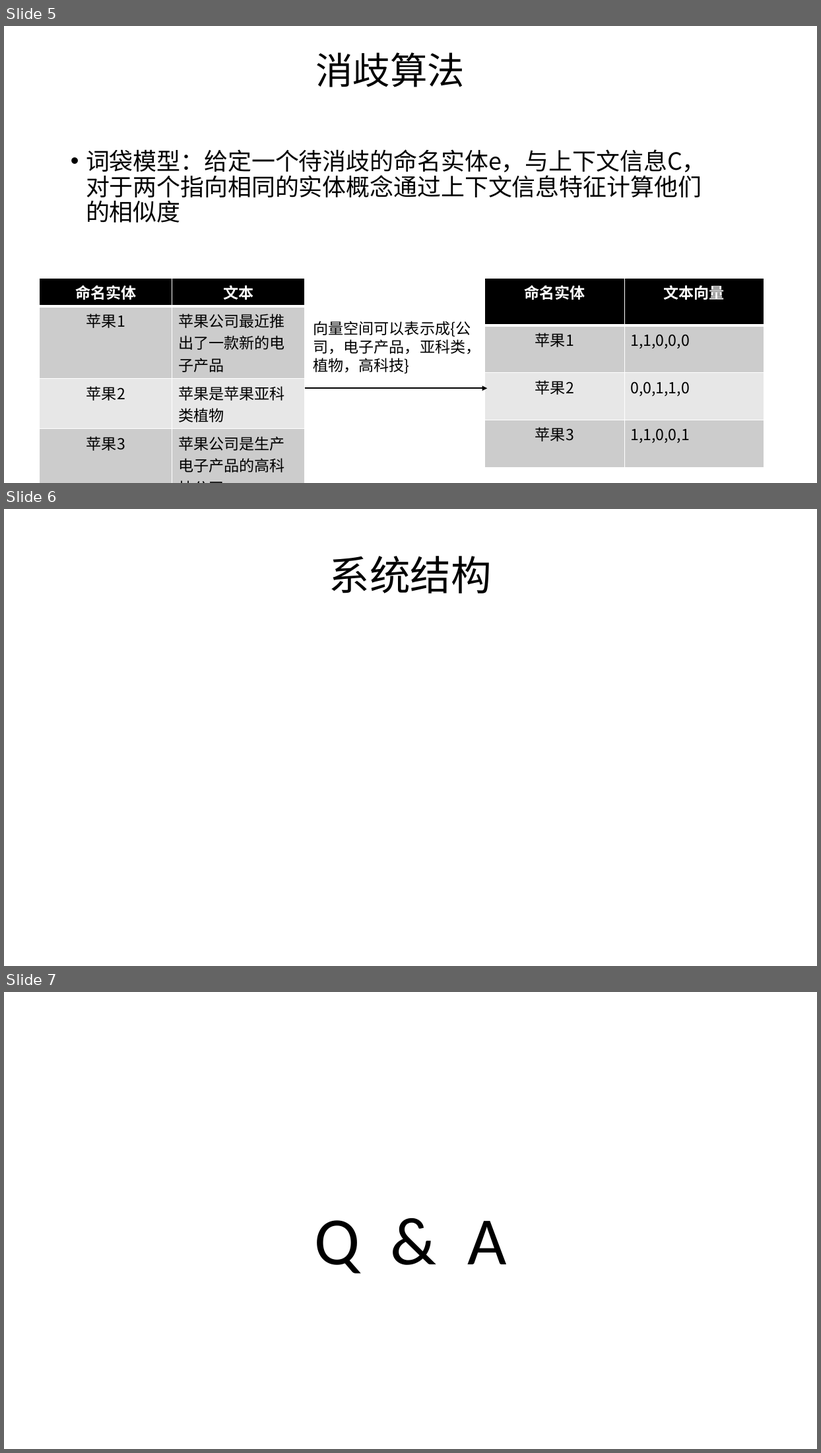
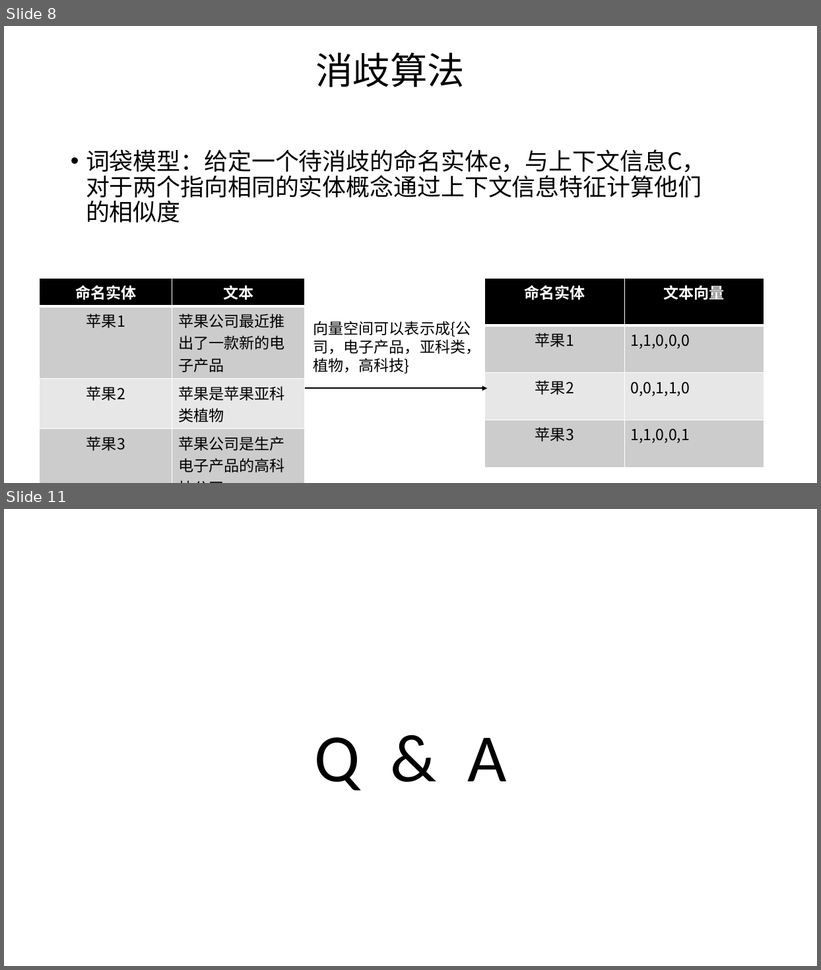
Before and after one commit to SupNewBeen/untitled, a slide deck: 基于语义的模糊同名判定方法.pptx. Shown one above the other, each under a label of ours: slides 5, 6 and 7 before the commit, slides 8 and 11 after it; the slides between them are not shown. The pictures are 821x1453 and 821x970 pixels, drawn with LibreOffice and Linux fonts; fonts in the diff are those of the drawing. Boxes give left, top, right and bottom in pixels: in the first picture for what was removed or moved away, otherwise in the second. Text is boxed around its words. In the diff, an @@ line names an element or a change of style, - is before the commit and + after.

```diff
--- a/基于语义的模糊同名判定方法.pptx
+++ b/基于语义的模糊同名判定方法.pptx
@@ slide 6 removed at box(4, 509, 817, 966), background #FFFFFF @@
@@ title removed at box(329, 556, 492, 593) @@
-系统结构
@@ what was slide 5 is now slide 8 @@
@@ what was slide 7 is now slide 11 @@
```
Also in this commit, not shown: 1 slide changed, 6 slides added, 1 other slide removed.
